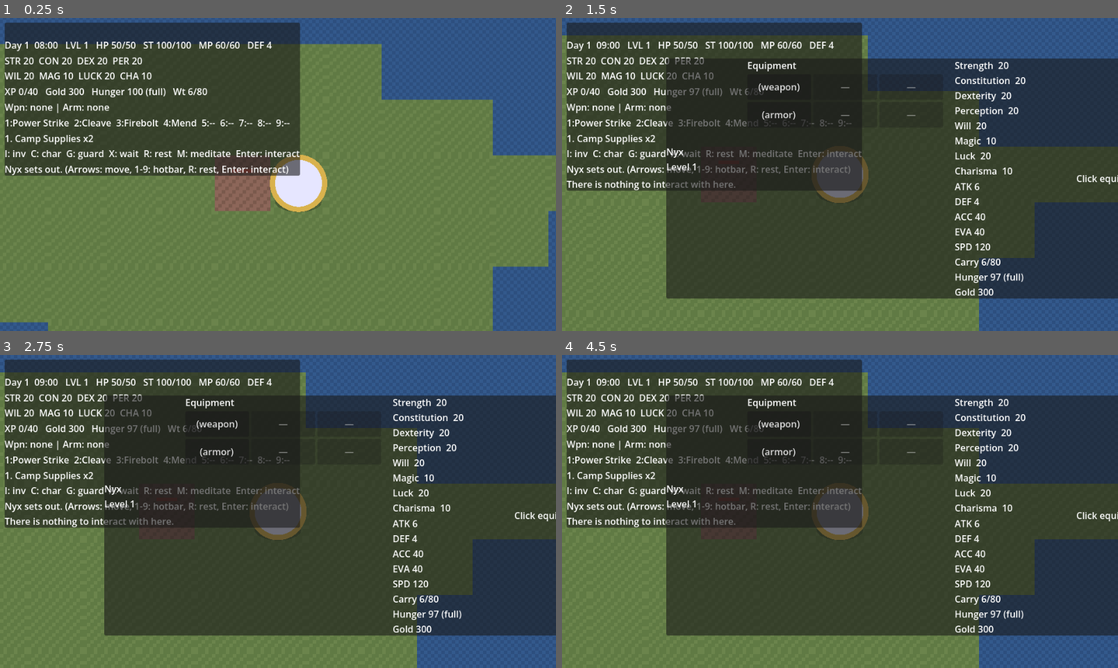
Above: before the commit, frames 1-4 (two rows, left to right).
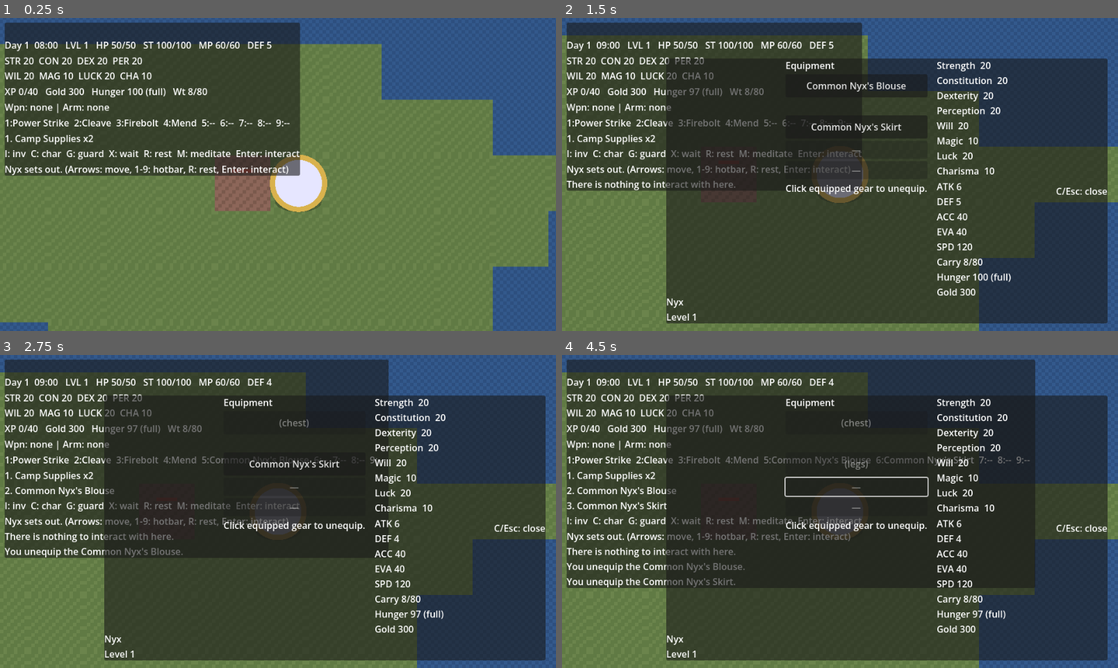
Above: after the commit, the same moments.

Repository: WaifuGuardian/nyx-game
Game: Godot game, scene res://Main.tscn
The game is run twice, just before and just after one commit, with the same random seed, the same clock (stepped at 60 frames per second) and the same inputs.
Inputs (mouse positions are in pixels of both pictures, inside the frame that each line leads up to):
- Up to frame 1 (0.25 s): no input
- Up to frame 2 (1.5 s): tap Enter at 0.5 s; move the mouse to (962, 158) at 0.52 s; hold Right (ui_right) 0.53-1.25 s; tap C at 0.6 s; click (962, 158) at 0.67 s; tap Space at 0.77 s; click (778, 86) at 1.25 s, where only the run before the commit has a clickable "(weapon)"
- Up to frame 3 (2.75 s): click (294, 423) at 2 s, where only the run after the commit has a clickable "Common Nyx's Blouse"
- Up to frame 4 (4.5 s): click (856, 464) at 2.75 s, where only the run after the commit has a clickable "Common Nyx's Skirt"; click (778, 452) at 3.5 s, where only the run before the commit has a clickable "(armor)"; tap Space at 4.25 s; move the mouse to (728, 527) at 4.27 s; hold Down (ui_down) from 4.28 s (still down); tap Enter at 4.35 s; click (728, 527) at 4.42 s

The runs differ from the first frame. In frame 1, less than 0.1% of the frame differs, in the area x 33-49%, y 7-25%; in frame 2, 12%; in frame 3, 21%; in frame 4, 30%, in the area x 0-100%, y 1-98%.

Commit message:
Fixed new doll + starting clothes

Diff:
--- a/scripts/character_sheet.gd
+++ b/scripts/character_sheet.gd
@@ -5,11 +5,14 @@
 
 var panel: PanelContainer
 var name_label: Label
-var portrait: TextureRect
-var doll: GridContainer
+var doll_body: TextureRect
+var doll_legs: TextureRect
+var doll_chest: TextureRect
+var doll: Control
+var doll_legs_slot: Button
+var doll_chest_slot: Button
 var attr_label: Label
 var derived_label: Label
-
 
 const ATTR_ORDER: Array[String] = ["STR", "CON", "DEX", "PER", "WIL", "MAG", "LUCK", "CHA"]
 const ATTR_NAMES := {"STR": "Strength", "CON": "Constitution", "DEX": "Dexterity",
@@ -23,28 +26,45 @@
 	panel.position = Vector2(180, 70)
 	add_child(panel)
 	var hbox := HBoxContainer.new()
-	hbox.add_theme_constant_override("separation", 20)
+	hbox.add_theme_constant_override("separation", 16)
 	panel.add_child(hbox)
-	# Left: portrait + name
+
+	# --- Left: the layered paper doll ---
 	var left := VBoxContainer.new()
 	hbox.add_child(left)
-	portrait = TextureRect.new()
-	portrait.custom_minimum_size = Vector2(120, 145)
-	portrait.expand_mode = TextureRect.EXPAND_IGNORE_SIZE
-	portrait.stretch_mode = TextureRect.STRETCH_KEEP_ASPECT_CENTERED
-	left.add_child(portrait)
+	doll = Control.new()
+	doll.custom_minimum_size = Vector2(190, 404)   # 760x1616 at 0.25 scale
+	doll.clip_contents = true
+	left.add_child(doll)
+	doll_body = _doll_layer_rect("res://art/doll/nyx_doll.png")
+	doll_legs = _doll_layer_rect(null)
+	doll_chest = _doll_layer_rect(null)
+	# name + level under the doll
 	name_label = Label.new()
 	left.add_child(name_label)
-	# Middle: paper doll
+
+	# --- Middle: paper doll slots (click to unequip) ---
 	var mid := VBoxContainer.new()
 	hbox.add_child(mid)
 	var doll_title := Label.new()
 	doll_title.text = "Equipment"
 	mid.add_child(doll_title)
-	doll = GridContainer.new()
-	doll.columns = 3
-	mid.add_child(doll)
-	# Right: attributes + derived
+	doll_chest_slot = _slot_button()
+	doll_legs_slot = _slot_button()
+	var slot_hint := Label.new()
+	mid.add_child(doll_chest_slot)
+	var spacer := Label.new()
+	spacer.text = "  "
+	mid.add_child(spacer)
+	mid.add_child(doll_legs_slot)
+	var amulet_btn := _future_slot("Amulet")
+	mid.add_child(amulet_btn)
+	var boots_btn := _future_slot("Boots")
+	mid.add_child(boots_btn)
+	slot_hint.text = "Click equipped gear to unequip."
+	mid.add_child(slot_hint)
+
+	# --- Right: attributes + derived ---
 	var right := VBoxContainer.new()
 	hbox.add_child(right)
 	attr_label = Label.new()
@@ -52,9 +72,37 @@
 	derived_label = Label.new()
 	derived_label.custom_minimum_size = Vector2(190, 0)
 	right.add_child(derived_label)
+
 	var hint := Label.new()
-	hint.text = "Click equipped gear to unequip.  C/Esc: close"
+	hint.text = "C/Esc: close"
 	hbox.add_child(hint)
+
+
+func _doll_layer_rect(path) -> TextureRect:
+	var tr := TextureRect.new()
+	tr.set_anchors_preset(Control.PRESET_FULL_RECT)
+	tr.expand_mode = TextureRect.EXPAND_IGNORE_SIZE
+	tr.stretch_mode = TextureRect.STRETCH_KEEP_ASPECT_CENTERED
+	tr.texture_filter = CanvasItem.TEXTURE_FILTER_LINEAR
+	tr.mouse_filter = Control.MOUSE_FILTER_IGNORE
+	if path is String and path != "":
+		tr.texture = load(path)
+	doll.add_child(tr)
+	return tr
+
+
+func _slot_button() -> Button:
+	var btn := Button.new()
+	btn.custom_minimum_size = Vector2(110, 40)
+	return btn
+
+
+func _future_slot(slot_name: String) -> Button:
+	var btn := Button.new()
+	btn.text = "—"
+	btn.disabled = true
+	btn.tooltip_text = "%s slot: comes with the gear expansion." % slot_name
+	return btn
 
 
 func toggle() -> void:
@@ -86,50 +134,47 @@
 	if not is_instance_valid(p):
 		return
 	name_label.text = "%s\nLevel %d" % [p.display_name, p.level]
-	if ResourceLoader.exists("res://art/faces/nyx.png"):
-		portrait.texture = load("res://art/faces/nyx.png")
-	# Paper doll: weapon + armor are live; future slots are placeholders.
-	for c in doll.get_children():
-		c.queue_free()
-	_doll_slot("weapon", p)
-	_doll_slot("amulet", null, true)
-	_doll_slot("ring", null, true)
-	_doll_slot("armor", p)
-	_doll_slot("ring2", null, true)
-	_doll_slot("boots", null, true)
-	# Attributes
+	# --- Doll layers: base body -> legs -> chest ---
+	_set_layer(doll_body, "res://art/doll/nyx_doll.png")
+	_set_layer(doll_legs, _layer_of(p.equipped.get("legs")))
+	_set_layer(doll_chest, _layer_of(p.equipped.get("chest")))
+	# --- Slot buttons mirror the doll ---
+	_fill_slot(doll_chest_slot, p.equipped.get("chest"), "chest")
+	_fill_slot(doll_legs_slot, p.equipped.get("legs"), "legs")
+	# --- Attributes ---
 	var lines: Array[String] = []
 	for key in ATTR_ORDER:
 		lines.append("%s  %d" % [ATTR_NAMES[key], p.attributes[key]])
 	attr_label.text = "\n".join(lines)
-	# Derived combat block
+	# --- Derived combat block ---
 	derived_label.text = "ATK %d\nDEF %d\nACC %d\nEVA %d\nSPD %d\nCarry %d/%d\nHunger %d (%s)\nGold %d" % [
 		p.attack_power(), p.defense(), p.accuracy(), p.evasion(), p.speed(),
 		int(p.carry_weight()), p.carry_capacity(),
 		int(p.hunger), p.hunger_stage(), p.gold]
 
 
-func _doll_slot(slot: String, p: Player, future := false) -> void:
-	var btn := Button.new()
-	btn.custom_minimum_size = Vector2(110, 44)
-	if future:
-		btn.text = "—"
-		btn.disabled = true
-		btn.tooltip_text = "Equipment slot: comes with the gear expansion."
+func _layer_of(it) -> String:
+	if it is Item and it.def.get("doll_layer", "") != "":
+		return it.def["doll_layer"]
+	return ""
+
+
+func _set_layer(tr: TextureRect, path: String) -> void:
+	if path != "" and ResourceLoader.exists(path):
+		tr.texture = load(path)
 	else:
-		var it: Item = p.equipped.get(slot) as Item
-		if it != null:
-			var item_color: Color = it.color()
-			btn.text = it.display_name()
-			btn.tooltip_text = it.tooltip_text()
-			var sb := StyleBoxFlat.new()
-			sb.bg_color = item_color.darkened(0.3)
-			sb.set_corner_radius_all(6)
-			btn.add_theme_stylebox_override("normal", sb)
-		else:
-			btn.text = "(%s)" % slot
-			btn.tooltip_text = "Nothing equipped."
+		tr.texture = null
+
+
+func _fill_slot(btn: Button, it, slot: String) -> void:
+	if it is Item:
+		btn.text = it.display_name()
+		btn.tooltip_text = it.tooltip_text()
+		btn.disabled = false
 		btn.pressed.connect(func() -> void:
 			Game.unequip_slot(slot)
 			_refresh())
-	doll.add_child(btn)
+	else:
+		btn.text = "(%s)" % slot
+		btn.tooltip_text = "Nothing equipped."
+		btn.disabled = true
--- a/scripts/item_db.gd
+++ b/scripts/item_db.gd
@@ -43,6 +43,20 @@
 		"value": 20, "weight": 3, "stack": true,
 		"color": Color(0.75, 0.65, 0.45),
 	},
+	"cloth_top": {
+		"name": "Nyx's Blouse", "kind": "armor", "def": 1,
+		"value": 5, "weight": 1, "stack": false,
+		"slot": "chest",
+		"doll_layer": "res://art/doll/nyxs_blouse.png",
+		"color": Color(0.6, 0.3, 0.3),
+	},
+	"cloth_legs": {
+		"name": "Nyx's Skirt", "kind": "armor", "def": 0,
+		"value": 5, "weight": 1, "stack": false,
+		"slot": "legs",
+		"doll_layer": "res://art/doll/nyxs_skirt.png",
+		"color": Color(0.55, 0.35, 0.3),
+	},
 }
 
 
--- a/scripts/player.gd
+++ b/scripts/player.gd
@@ -33,6 +33,10 @@
 	set_face("res://art/faces/nyx.png")
 	hp = max_hp()
 	mana = max_mana()
+	equipped = {
+		"chest": ItemDB.make("cloth_top"),
+		"legs": ItemDB.make("cloth_legs"),
+	}
 	for id in ["power_strike", "cleave", "firebolt", "mend"]:
 		hotbar.append({"kind": "skill", "id": id})
 	while hotbar.size() < 9:
@@ -149,9 +153,10 @@
 
 func defense() -> int:
 	var d: int = super.defense()
-	var a: Item = equipped.get("armor")
-	if a != null:
-		d += int(a.def.get("def", 0) * ItemDB.QUALITY_MULT[a.quality])
+	for slot in ["chest", "legs"]:
+		var a: Item = equipped.get(slot) as Item
+		if a != null and a.def.get("kind", "") == "armor":
+			d += int(a.def.get("def", 0) * ItemDB.QUALITY_MULT[a.quality])
 	return d
 
 
@@ -235,7 +240,7 @@
 			Game.cast_scroll(item, self)
 			_consume(item)
 		"weapon", "armor":
-			var slot: String = item.def["kind"]
+			var slot: String = item.def.get("slot", "chest")
 			var old: Item = equipped.get(slot)
 			equipped[slot] = item
 			if old != null:
